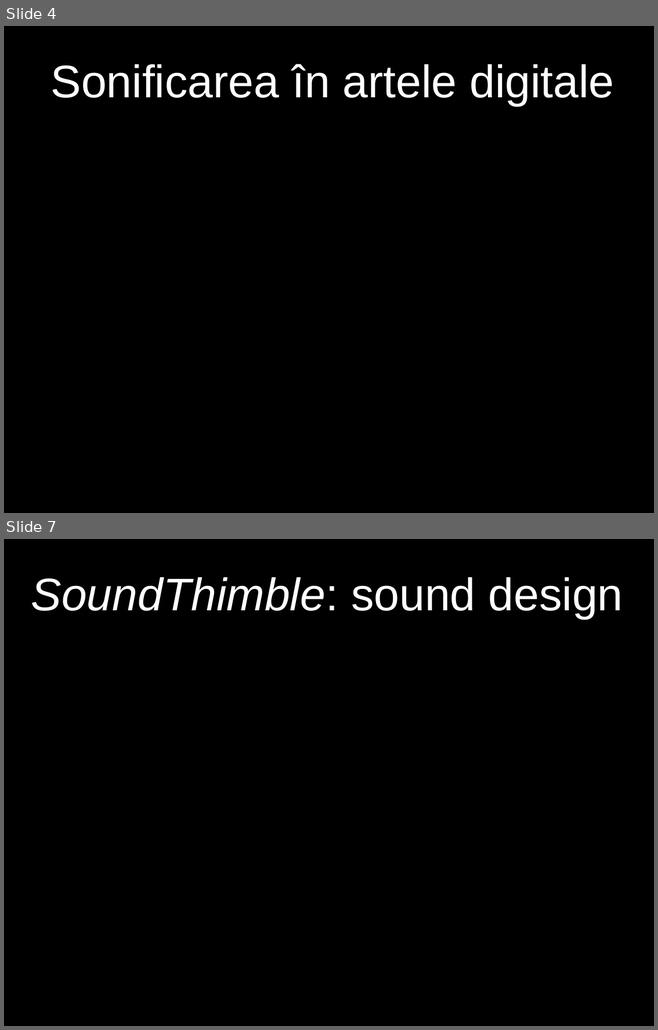
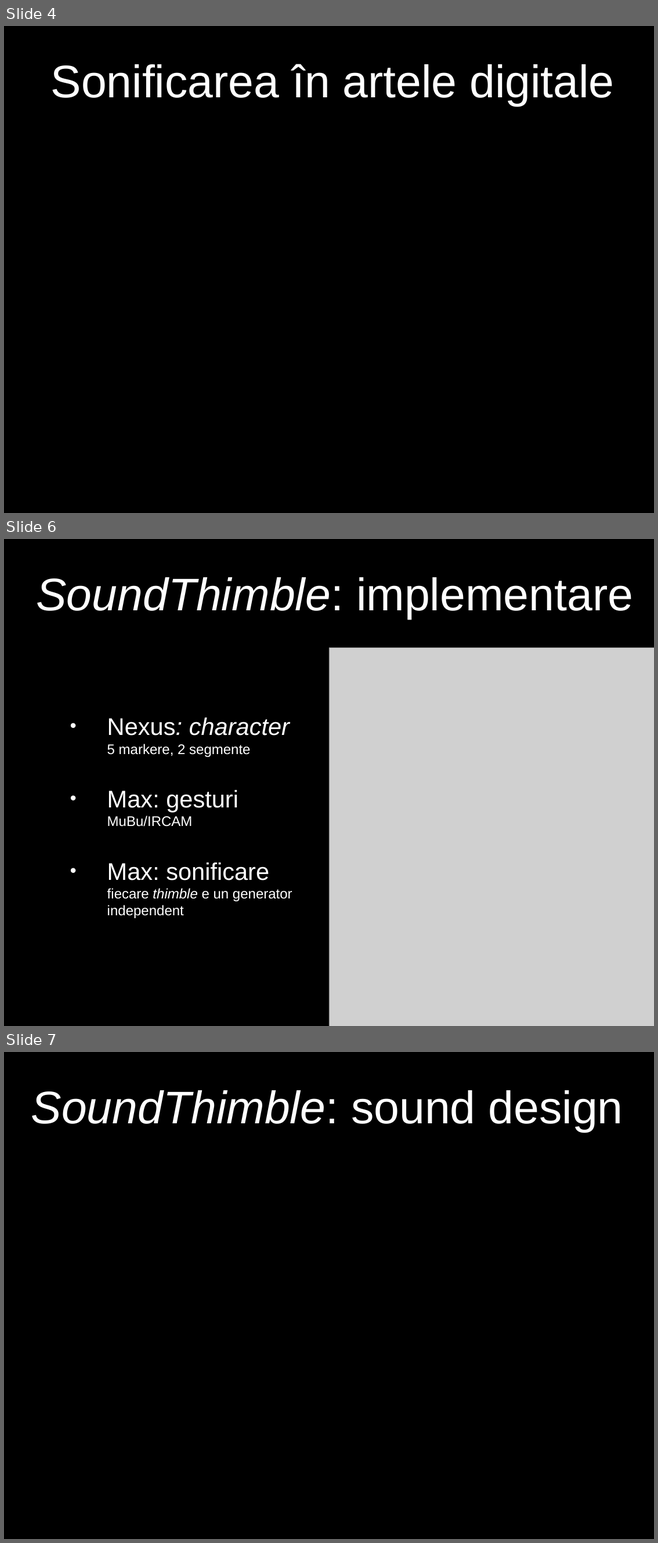
Before and after one commit to RVirmoors/viconOSC, a slide deck: _am/_craiova/prez-craiova.pptx. Shown one above the other, each under a label of ours: slides 4 and 7 before the commit, slides 4, 6 and 7 after it; the slides between them are not shown. The pictures are 658x1030 and 658x1543 pixels, drawn with LibreOffice and Linux fonts; fonts in the diff are those of the drawing; grey boxes stand for pictures. Boxes give left, top, right and bottom in pixels: in the first picture for what was removed or moved away, otherwise in the second. Text is boxed around its words. In the diff, an @@ line names an element or a change of style, - is before the commit and + after.

```diff
--- a/_am/_craiova/prez-craiova.pptx
+++ b/_am/_craiova/prez-craiova.pptx
@@ slide 6 added at bbox=[4, 539, 654, 1026], background #000000 @@
@@ title added at bbox=[36, 577, 633, 619], 72 pt, text #FFFFFF @@
+SoundThimble: implementare
@@ picture added at bbox=[329, 647, 654, 1026] @@
@@ text added at bbox=[107, 718, 292, 918], 22 pt, text #FFFFFF @@
+• Nexus: character 5 markere, 2 segmente
+• Max: gesturi MuBu/IRCAM
+• Max: sonificare fiecare thimble e un generator independent
```
Also in this commit, not shown: 1 slide changed, 1 other slide added, 2 slides removed.
